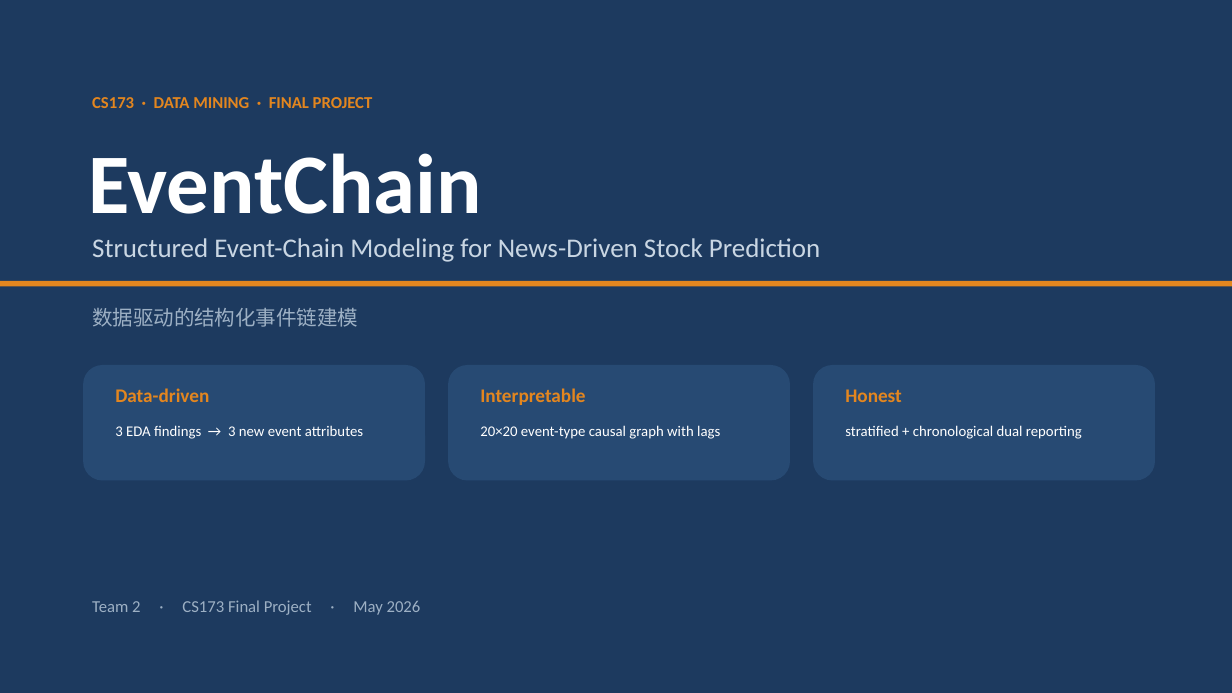
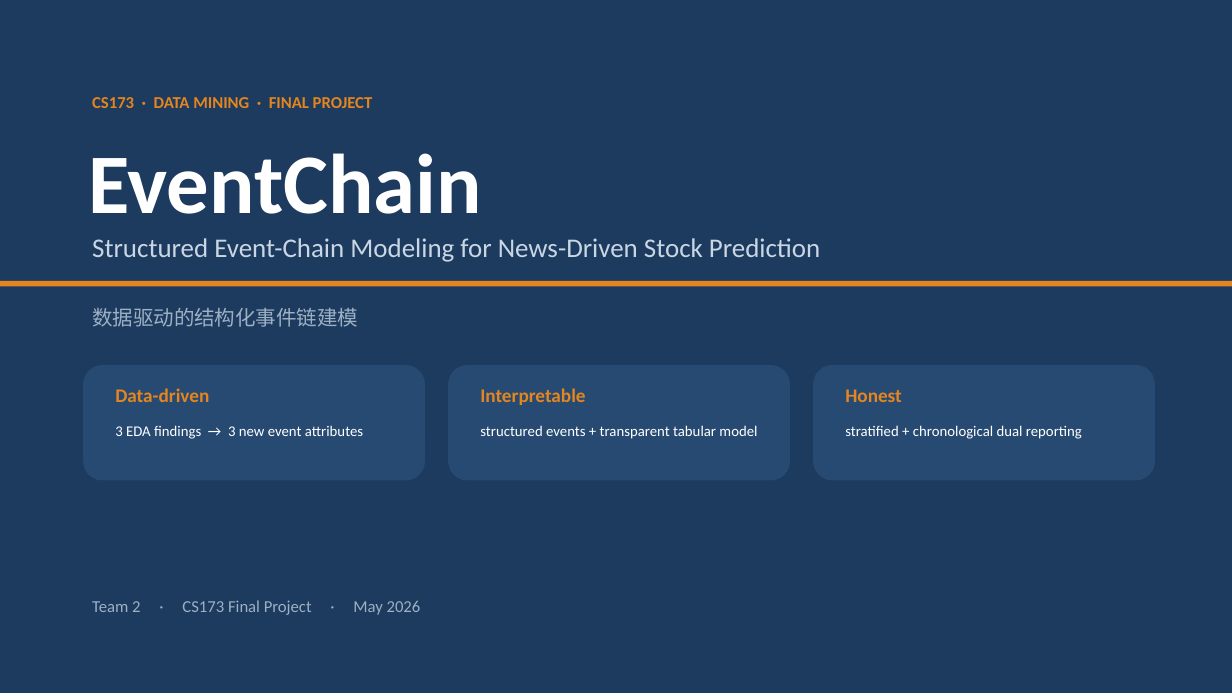
Before and after one commit to LovelyC-kx/dddmmm, a slide deck: slide 1 of DirectionA/docs/final-deck/EventChain_CS173_Final.pptx. Drawn at 1232x693 pixels with LibreOffice and Linux fonts; fonts in the diff are those of the drawing. Boxes give left, top, right and bottom in pixels: in the first picture for what was removed or moved away, otherwise in the second. Text is boxed around its words. In the diff, an @@ line names an element or a change of style, - is before the commit and + after.

```diff
--- a/DirectionA/docs/final-deck/EventChain_CS173_Final.pptx
+++ b/DirectionA/docs/final-deck/EventChain_CS173_Final.pptx
@@ text at (480, 425, 757, 439): text changed @@
-20×20 event-type causal graph with lags
+structured events + transparent tabular model
```
Also in this commit, not shown: 1 other slide changed, 1 slide added, 1 slide removed, 2 other files.
